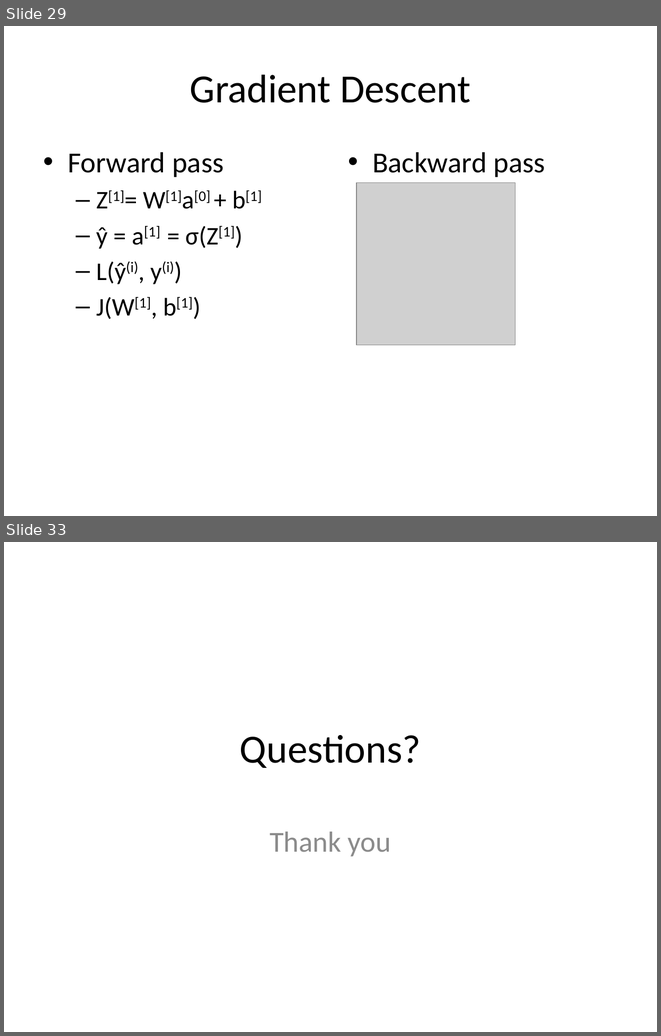
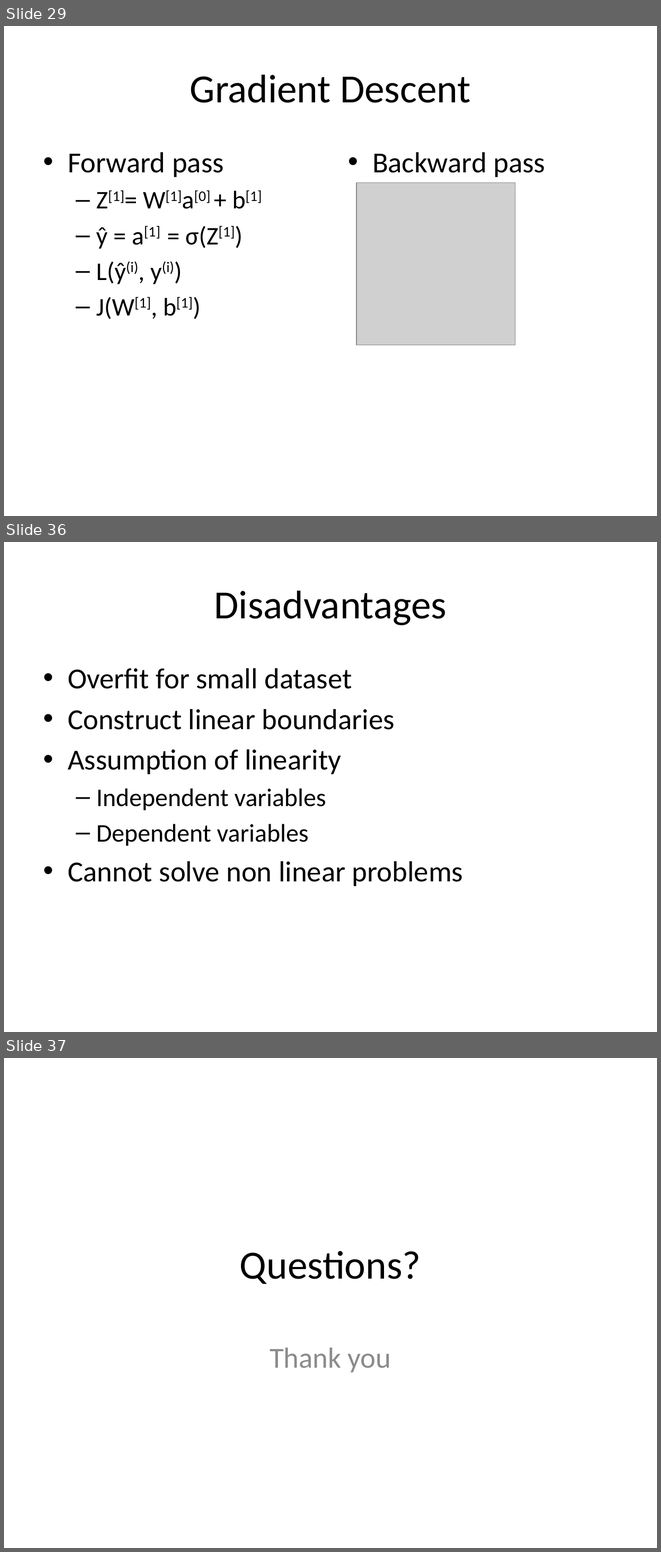
Before and after one commit to look4pritam/ArtificialIntelligence, a slide deck: MachineLearning/LogisticRegression/LogisticRegression.pptx. Shown one above the other, each under a label of ours: slides 29 and 33 before the commit, slides 29, 36 and 37 after it; the slides between them are not shown. The pictures are 661x1036 and 661x1552 pixels, drawn with LibreOffice and Linux fonts; fonts in the diff are those of the drawing; grey boxes stand for pictures. Boxes give left, top, right and bottom in pixels: in the first picture for what was removed or moved away, otherwise in the second. Text is boxed around its words. In the diff, an @@ line names an element or a change of style, - is before the commit and + after.

```diff
--- a/MachineLearning/LogisticRegression/LogisticRegression.pptx
+++ b/MachineLearning/LogisticRegression/LogisticRegression.pptx
@@ slide 36 added at [4, 542, 657, 1032], background #FFFFFF @@
@@ title added at [214, 590, 447, 625], 44 pt, text #000000 @@
+Disadvantages
@@ text added at [68, 668, 463, 886], 32 pt, text #000000 @@
+• Overfit for small dataset
+• Construct linear boundaries
+• Assumption of linearity
+  – Independent variables
+  – Dependent variables
+• Cannot solve non linear problems
@@ what was slide 33 is now slide 37 @@
```
Also in this commit, not shown: 1 slide changed, 5 other slides added, 2 slides removed.
